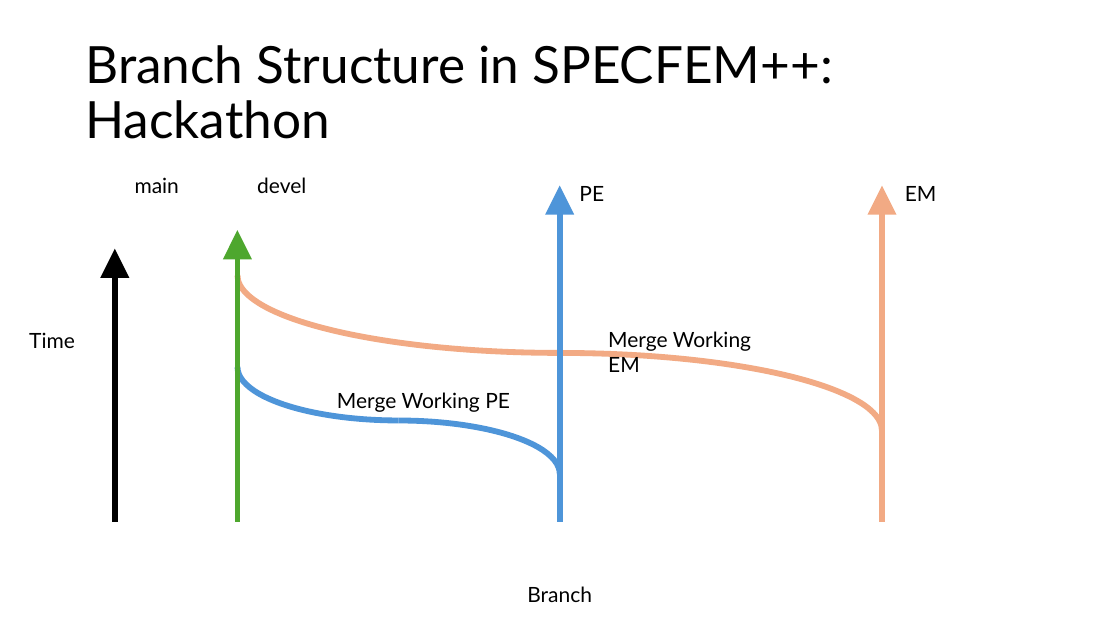
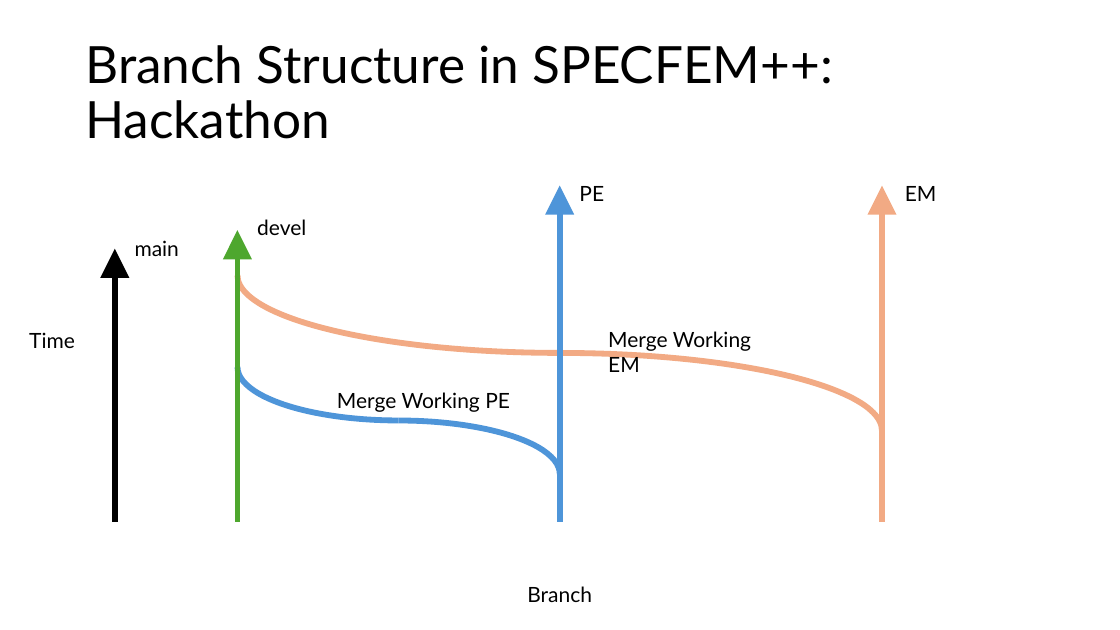
Before and after one commit to PrincetonUniversity/specfempp-notes, a slide deck: slide 3 of presentations/2025/03/Princeton_LLNL_Hackathon/Git_development_Workflow.pptx. Drawn at 1120x630 pixels with LibreOffice and Linux fonts; fonts in the diff are those of the drawing. Boxes give left, top, right and bottom in pixels: in the first picture for what was removed or moved away, otherwise in the second. Text is boxed around its words. In the diff, an @@ line names an element or a change of style, - is before the commit and + after.

```diff
--- a/presentations/2025/03/Princeton_LLNL_Hackathon/Git_development_Workflow.pptx
+++ b/presentations/2025/03/Princeton_LLNL_Hackathon/Git_development_Workflow.pptx
@@ text "main": place and size @@
-text "main" at [135,177,179,193]
+text "main" at [135,240,179,256]
@@ text "devel": place and size @@
-text "devel" at [257,177,306,193]
+text "devel" at [257,219,306,235]
```
Also in this commit, not shown: 2 other slides changed.
